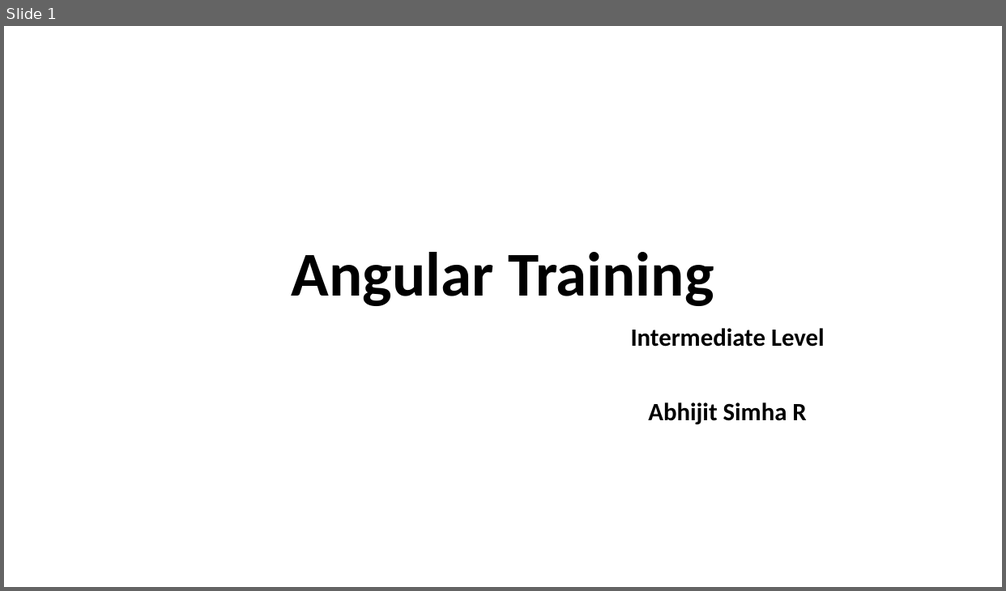
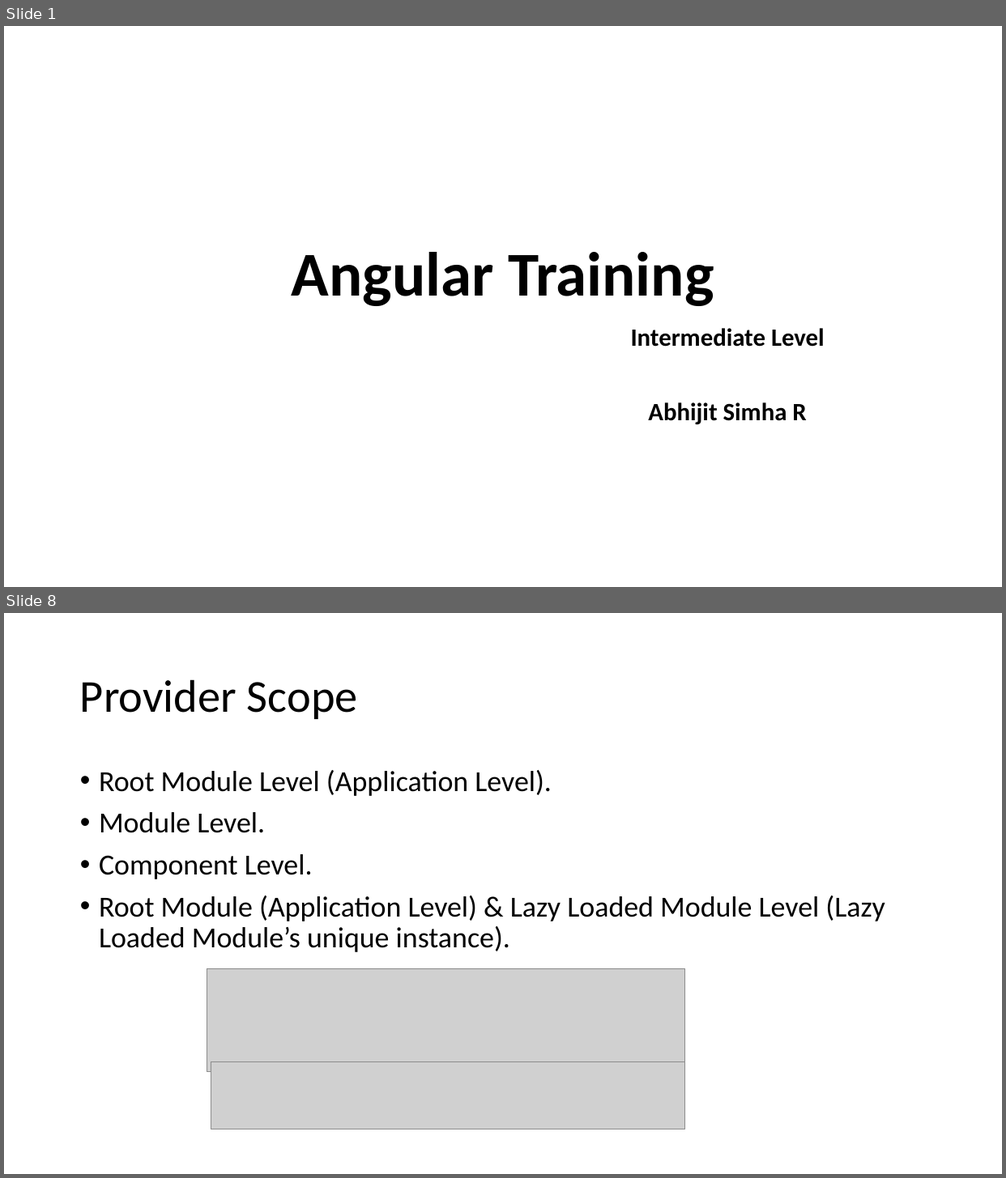
Before and after one commit to simhaabhijit/Angular-Training-Intermediate, a slide deck: Angular Intermediate Level Training PPT.pptx. Shown one above the other, each under a label of ours: slide 1 before the commit, slides 1 and 8 after it; the slides between them are not shown. The pictures are 1006x591 and 1006x1178 pixels, drawn with LibreOffice and Linux fonts; fonts in the diff are those of the drawing; grey boxes stand for pictures. Boxes give left, top, right and bottom in pixels: in the first picture for what was removed or moved away, otherwise in the second. Text is boxed around its words. In the diff, an @@ line names an element or a change of style, - is before the commit and + after.

Commit message:
save point till feature modules concept

```diff
--- a/Angular Intermediate Level Training PPT.pptx
+++ b/Angular Intermediate Level Training PPT.pptx
@@ slide 8 added at [4,613,1002,1174], background #FFFFFF @@
@@ title added at [80,679,358,719], 44 pt, text #000000 @@
+Provider Scope
@@ text added at [99,770,884,952], 28 pt, text #000000 @@
+• Root Module Level (Application Level).
+• Module Level.
+• Component Level.
+• Root Module (Application Level) & Lazy Loaded Module Level (Lazy Loaded Module’s unique instance).
@@ picture added at [206,969,685,1072] @@
@@ picture added at [211,1063,685,1131] @@
```
Also in this commit, not shown: 8 other slides added, 4 slides removed, 24 other files.
